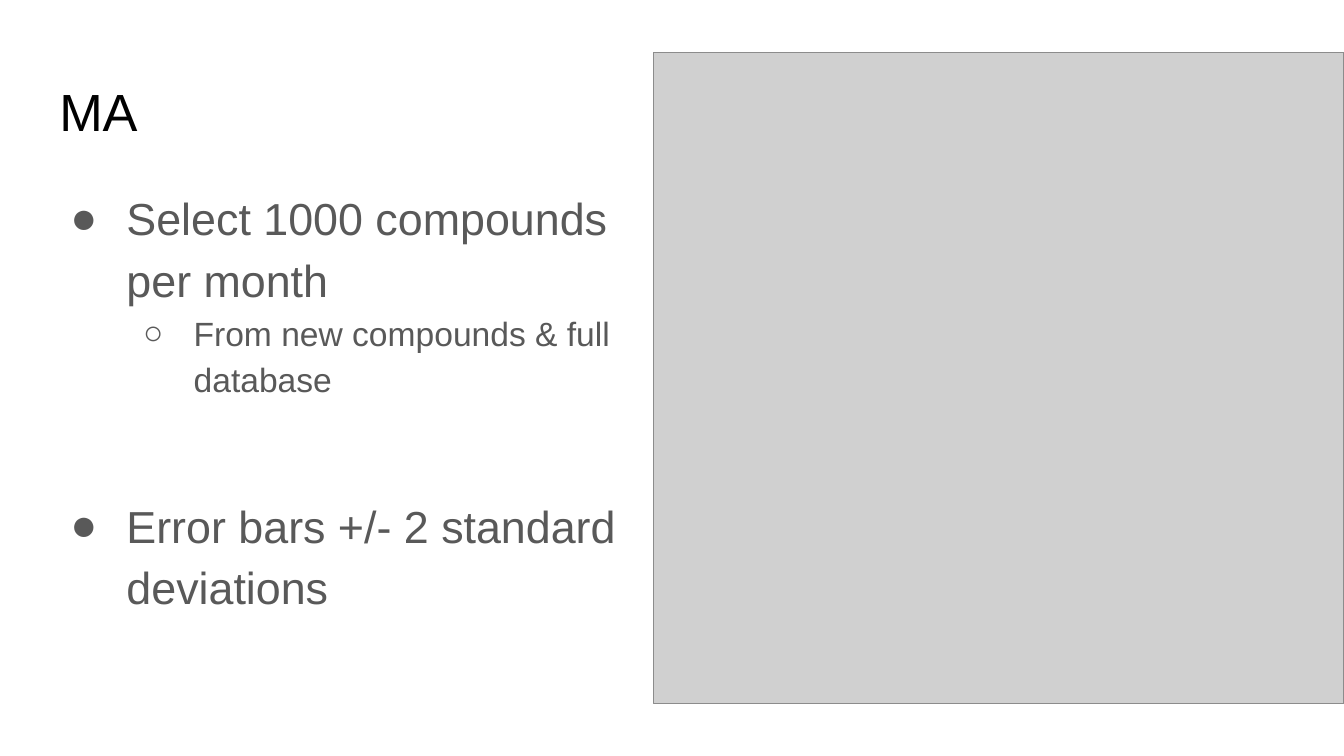
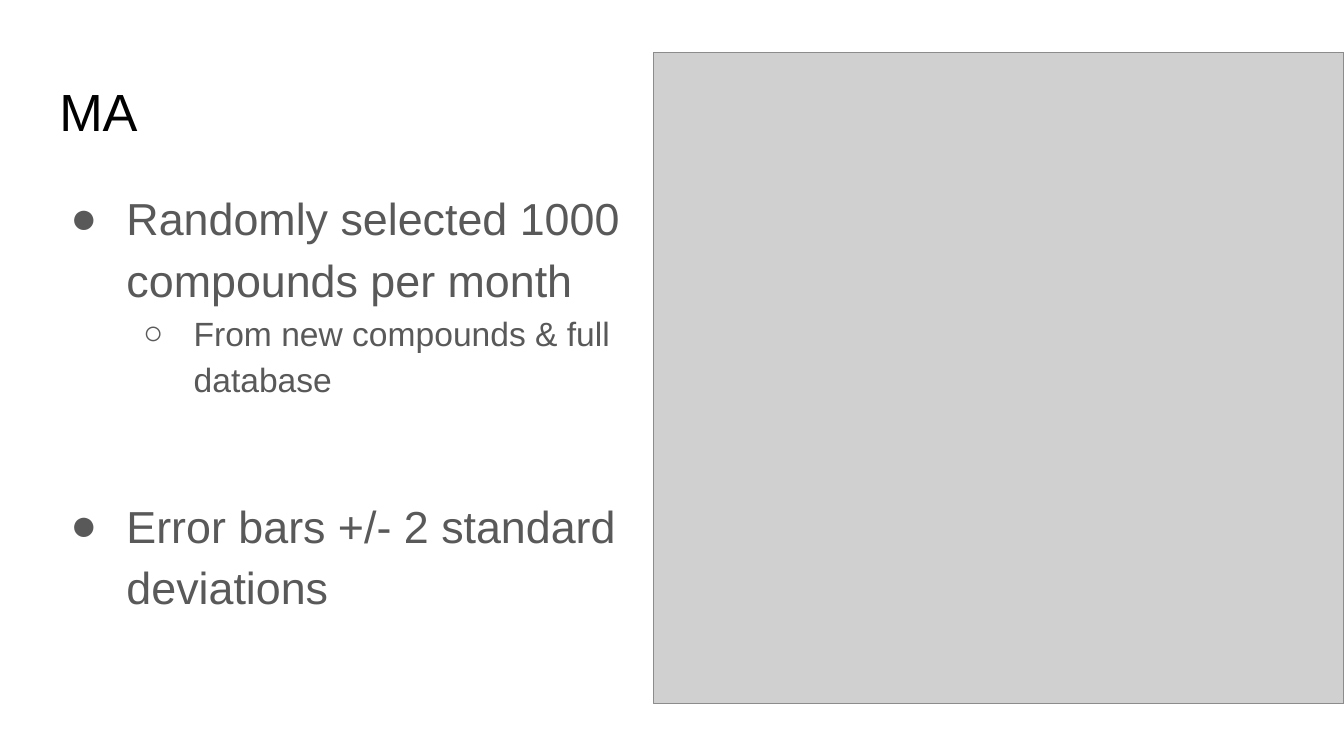
Before and after one commit to ELIFE-ASU/Patents, a slide deck: slide 9 of Presentations/0719 Patent Chemistry.pptx. Drawn at 1344x756 pixels with LibreOffice and Linux fonts; fonts in the diff are those of the drawing; grey boxes stand for pictures. Boxes give left, top, right and bottom in pixels: in the first picture for what was removed or moved away, otherwise in the second. Text is boxed around its words. In the diff, an @@ line names an element or a change of style, - is before the commit and + after.

```diff
--- a/Presentations/0719 Patent Chemistry.pptx
+++ b/Presentations/0719 Patent Chemistry.pptx
@@ text at <box>126,202,620,306</box>: text changed @@
-● Select 1000 compounds per month
+● Randomly selected 1000 compounds per month
```
Also in this commit, not shown: 5 other slides changed, 1 other file.
